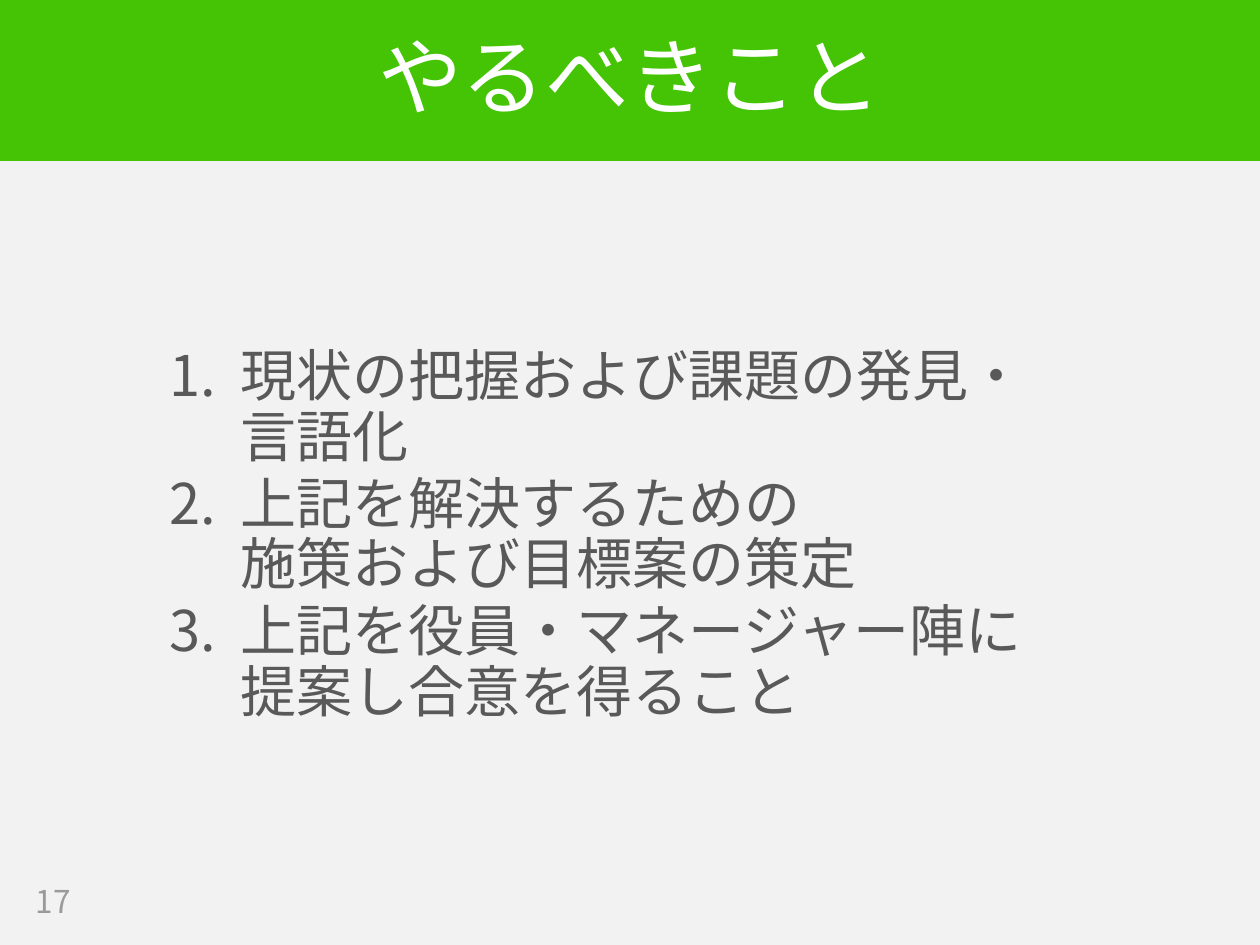
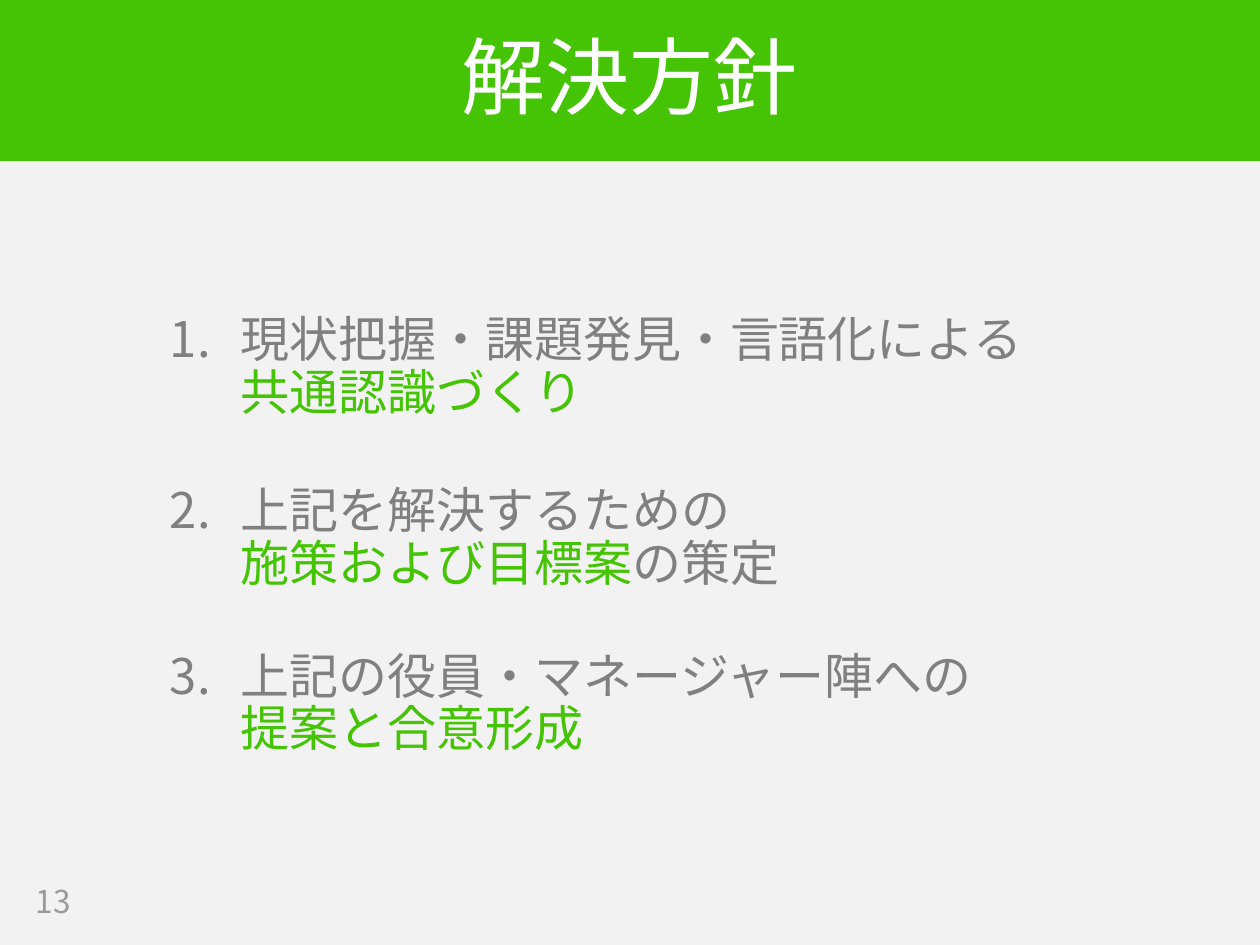
Before and after one commit to hageyahhoo/RSGT2018, a slide deck: slide 13 of SET_PO_ja.pptx (slide 17 before the commit). Drawn at 1260x945 pixels with LibreOffice and Linux fonts; fonts in the diff are those of the drawing. Boxes give left, top, right and bottom in pixels: in the first picture for what was removed or moved away, otherwise in the second. Text is boxed around its words. In the diff, an @@ line names an element or a change of style, - is before the commit and + after.

```diff
--- a/SET_PO_ja.pptx
+++ b/SET_PO_ja.pptx
@@ title at [462,37,798,115]: text changed @@
-やるべきこと
+解決方針
@@ text at [241,316,1022,414]: text changed; size 32 to 28 pt; text colour #595959 to #808080 @@
-  1. 現状の把握および課題の発見・
-     言語化
+  1. 現状把握・課題発見・言語化による
+     共通認識づくり
@@ text at [241,487,779,585]: size 32 to 28 pt, text colour #595959 to #808080 in "上記を解決するための 施策および目標案の策定"; text colour #595959 to #44C404 in "施策および目標案の策定" @@
@@ text at [241,653,972,750]: text changed; size 32 to 28 pt; text colour #595959 to #808080 @@
-  3. 上記を役員・マネージャー陣に
-     提案し合意を得ること
+  3. 上記の役員・マネージャー陣への
+     提案と合意形成
@@ page number at [36,890,71,913]: text changed @@
-17
+13
```
Also in this commit, not shown: 17 other slides changed, 15 slides added, 7 slides removed.
